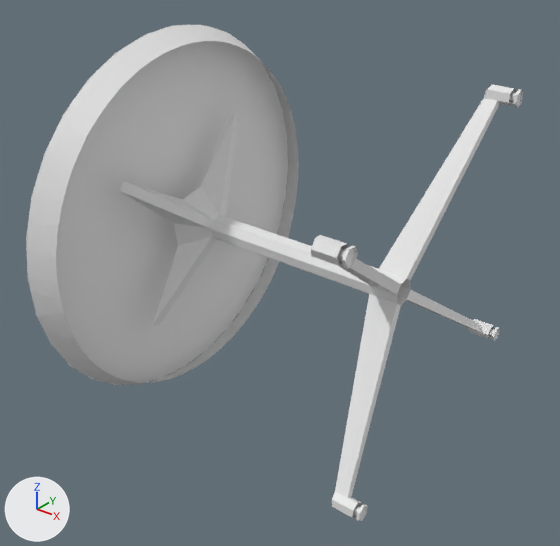
A saved change to the OBJ model datasets/dataset_snippet_medium_normalized/RoundTable/D00107.obj.
Both versions are drawn from a camera (50 mm lens) standing at (1.203, -1.246, 0.709) and looking at (0.235, -0.037, -0.041). The lights are fixed; the arrows at lower left show +X, +Y and +Z. Where no turn or scale is listed for an object, it has been applied to the vertices.

Objects in the first picture: 'D00107'.
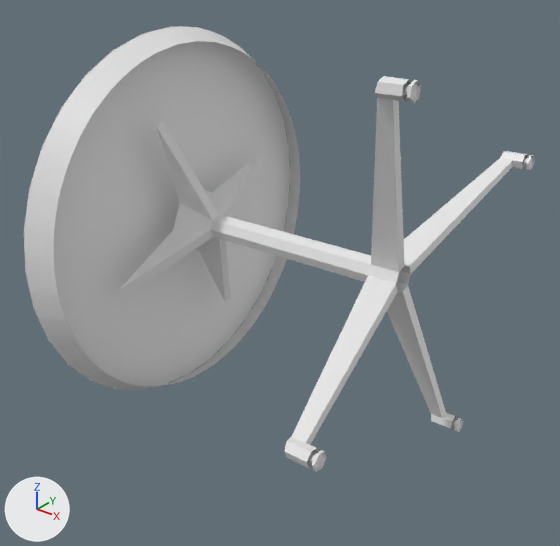
Location of each change, (x1, y1, x2, y2) in pixels of the pictures (560 x 546 px; the box of a moved part takes in the faces that stretch with it):
'D00107', reshaped (10% shorter)
    before: (26, 25, 523, 521)
    after: (24, 26, 535, 472)
part 1 of me_d00107, moved or reshaped
    before: (342, 245, 358, 269)
    after: (407, 80, 421, 103)
part 2 of me_d00107, moved or reshaped
    before: (356, 505, 368, 521)
    after: (311, 450, 326, 472)
part 3 of me_d00107, moved or reshaped
    before: (492, 327, 500, 341)
    after: (454, 418, 463, 432)
part 4 of me_d00107, moved or reshaped
    before: (513, 89, 523, 108)
    after: (526, 155, 535, 170)
part 5 of me_d00107, rebuilt
    before: (26, 25, 288, 385)
    after: (24, 26, 290, 389)
part 6 of me_d00107, rebuilt
    before: (27, 25, 299, 385)
    after: (25, 26, 300, 390)
part 7 of me_d00107, rebuilt
    before: (120, 112, 239, 326)
    after: (119, 121, 263, 303)
part 8 of me_d00107, rebuilt (13% shorter)
    before: (211, 215, 411, 305)
    after: (210, 214, 411, 292)
part 9 of me_d00107, added
    after: (387, 286, 458, 430)
part 10 of me_d00107, added
    after: (284, 276, 398, 468)
part 11 of me_d00107, added
    after: (404, 151, 528, 273)
part 12 of me_d00107, added
    after: (371, 76, 411, 272)
part 13 of me_d00107, deleted
    before: (311, 84, 516, 518)

Patch to the scene script:
```diff
--- a/datasets/dataset_snippet_medium_normalized/RoundTable/D00107.obj.py
+++ b/datasets/dataset_snippet_medium_normalized/RoundTable/D00107.obj.py
@@ me_d00107 @@
 # used by ob_d00107; location = (0.0, 0.0, 0.0)
-me_d00107.from_pydata(...)  # 5265 vertices, 9945 faces; spans x -0.131..0.625, y -0.452..0.447, z -0.446..0.453
+me_d00107.from_pydata(...)  # 5245 vertices, 9909 faces; spans x -0.122..0.615, y -0.451..0.448, z -0.453..0.446
+# me_d00107 part 1: the loose piece of 13 vertices spanning x 0.617..0.625, y -0.369..-0.333, z 0.205..0.237 is multiplied about the mesh origin by the matrix ((0.997, 0.03, -0.066), (0.015, 0.807, 0.59), (0.071, -0.59, 0.804))
+# me_d00107 part 2: the loose piece of 13 vertices spanning x 0.59..0.598, y -0.242..-0.21, z -0.406..-0.37 is multiplied about the mesh origin by the matrix ((0.997, 0.03, -0.066), (0.014, 0.807, 0.59), (0.071, -0.59, 0.804))
+# me_d00107 part 3: the loose piece of 13 vertices spanning x 0.577..0.584, y 0.365..0.401, z -0.279..-0.247 is multiplied about the mesh origin by the matrix ((0.997, 0.03, -0.066), (0.014, 0.807, 0.59), (0.071, -0.59, 0.804))
+# me_d00107 part 4: the loose piece of 13 vertices spanning x 0.604..0.611, y 0.242..0.274, z 0.328..0.364 is multiplied about the mesh origin by the matrix ((0.997, 0.03, -0.066), (0.014, 0.807, 0.59), (0.071, -0.59, 0.804))
+# me_d00107 part 5: the loose piece of 3330 vertices spanning x -0.131..-0.086, y -0.452..0.447, z -0.446..0.453 is rebuilt with 3348 vertices and now spans x -0.122..-0.095, y -0.451..0.448, z -0.453..0.446
+# me_d00107 part 6: the loose piece of 568 vertices spanning x -0.129..-0.031, y -0.451..0.446, z -0.445..0.452 is rebuilt with 551 vertices and now spans x -0.12..-0.039, y -0.45..0.447, z -0.452..0.445
+# me_d00107 part 7: the loose piece of 336 vertices spanning x -0.064..0.022, y -0.239..0.232, z -0.232..0.24 is rebuilt with 338 vertices and now spans x -0.058..0.021, y -0.263..0.26, z -0.26..0.263
+# me_d00107 part 8: the loose piece of 233 vertices spanning x 0.019..0.52, y -0.031..0.043, z -0.047..0.03 is rebuilt with 217 vertices and now spans x 0.019..0.52, y -0.03..0.038, z -0.027..0.044
+# me_d00107 part 9: a new loose piece of 172 vertices spanning x 0.453..0.596, y 0.006..0.179, z -0.415..-0.007
+# me_d00107 part 10: a new loose piece of 170 vertices spanning x 0.454..0.6, y -0.421..-0.014, z -0.155..0.015
+# me_d00107 part 11: a new loose piece of 169 vertices spanning x 0.452..0.579, y 0.029..0.439, z 0.012..0.186
+# me_d00107 part 12: a new loose piece of 167 vertices spanning x 0.452..0.583, y -0.161..0.009, z 0.035..0.446
+# me_d00107 part 13: 684 vertices removed from x 0.452..0.61, y -0.37..0.401, z -0.406..0.366
```
